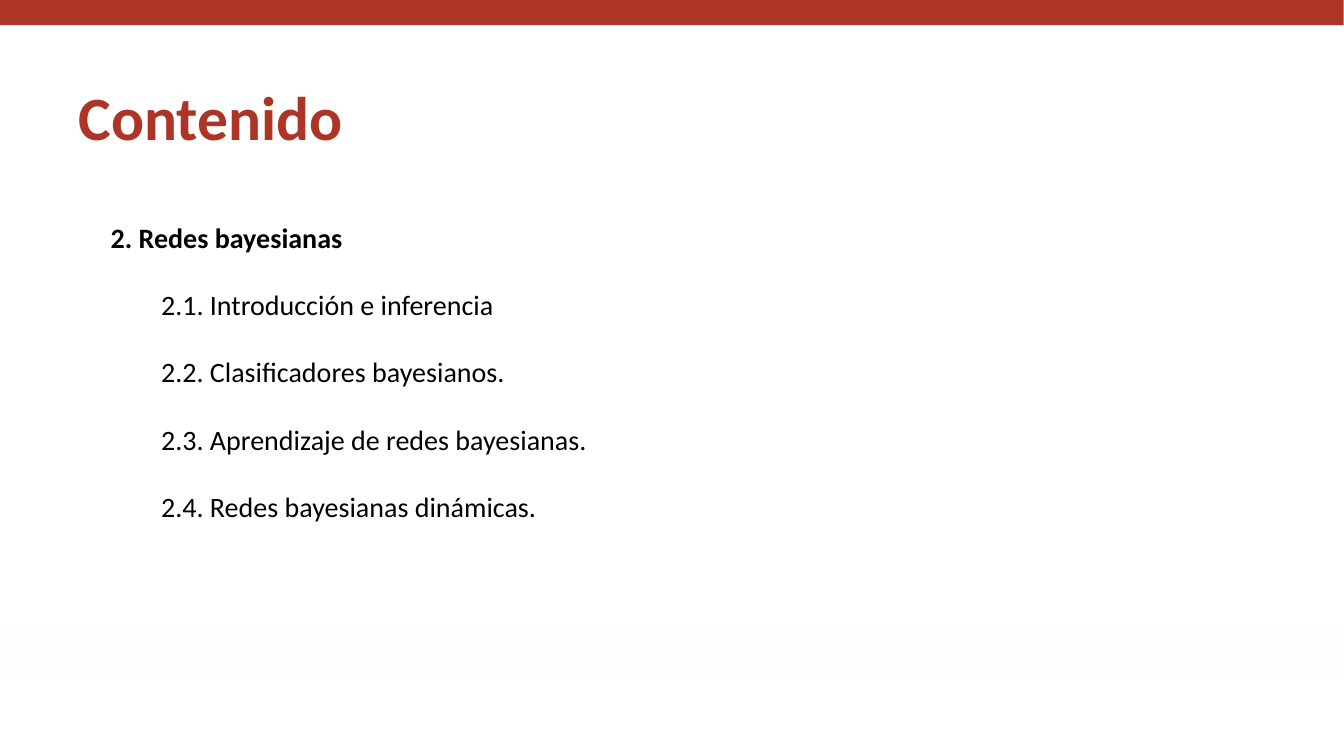
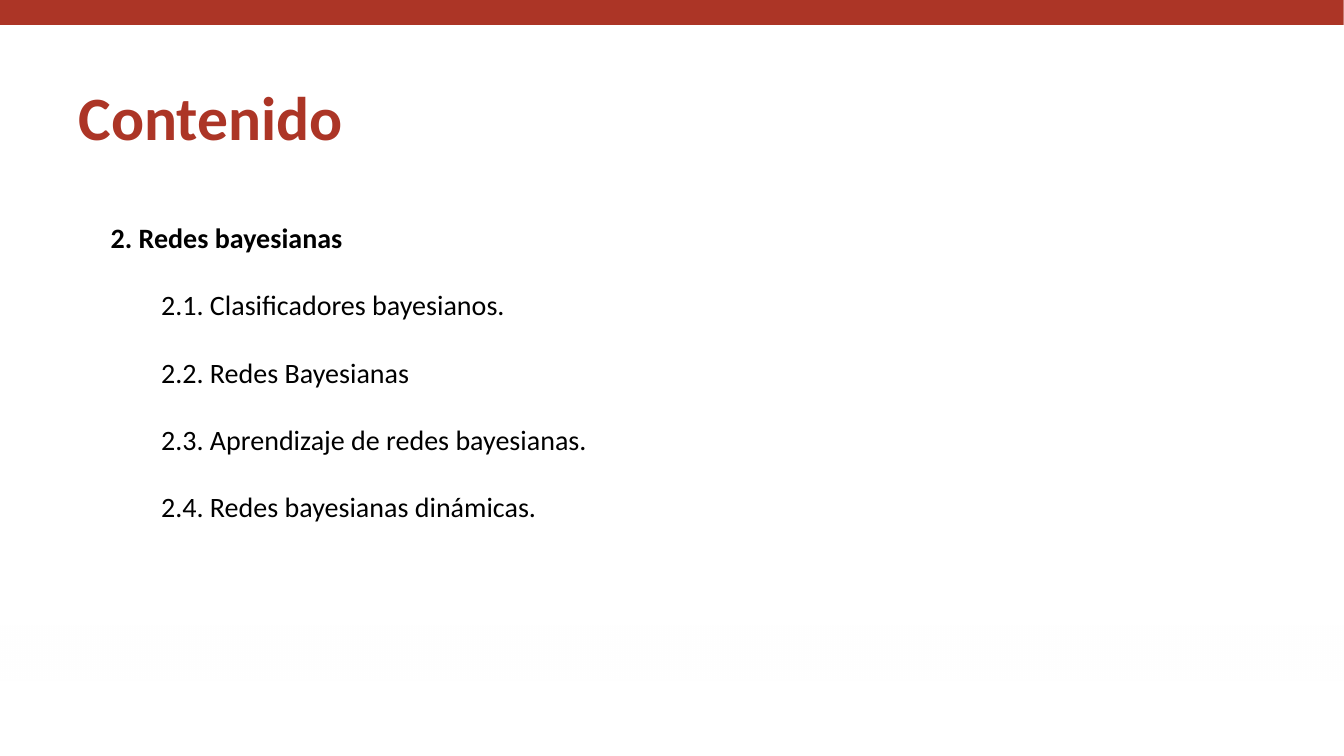
Before and after one commit to igomezv/RazonamientoProbabilistico, a slide deck: slide 3 of slides/M4_L2_bjp_2.pptx. Drawn at 1344x756 pixels with LibreOffice and Linux fonts; fonts in the diff are those of the drawing; background and template pictures are left out. Boxes give left, top, right and bottom in pixels: in the first picture for what was removed or moved away, otherwise in the second. Text is boxed around its words. In the diff, an @@ line names an element or a change of style, - is before the commit and + after.

```diff
--- a/slides/M4_L2_bjp_2.pptx
+++ b/slides/M4_L2_bjp_2.pptx
@@ text at [161,295,504,388]: text changed @@
-  2.1. Introducción e inferencia
-  2.2. Clasificadores bayesianos.
+2.1. Clasificadores bayesianos.
+2.2. Redes Bayesianas
```
Also in this commit, not shown: 5 other slides changed, 1 slide added, 1 slide removed.
